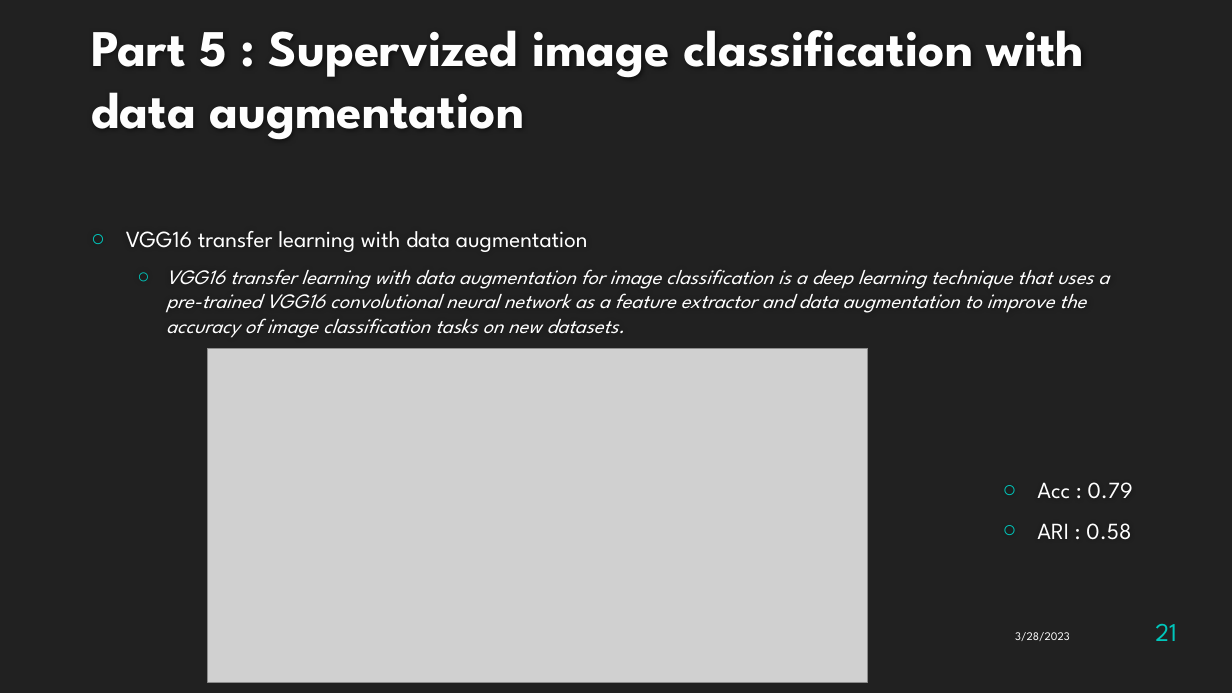
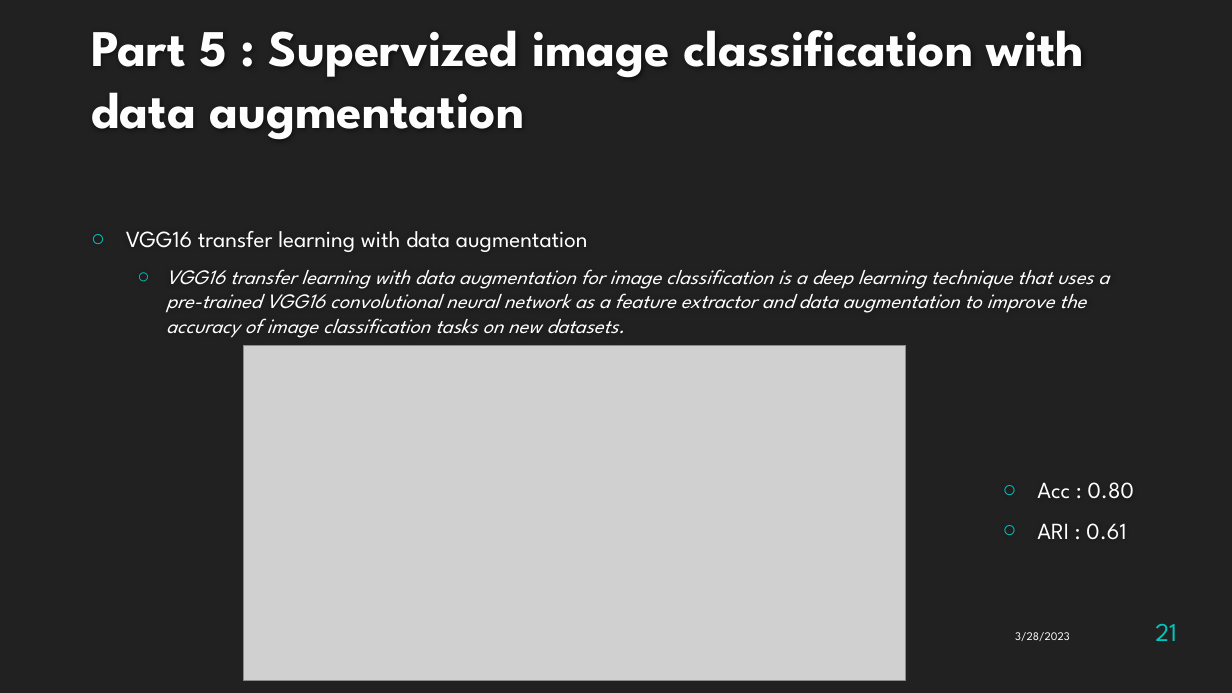
Before and after one commit to Antoine1608/OC-DS-P6-Classifiez_automatiquement_biens_consommation, a slide deck: slide 21 of Naudy_Antoine_5_presentation_032023.pptx. Drawn at 1232x693 pixels with LibreOffice and Linux fonts; fonts in the diff are those of the drawing; grey boxes stand for pictures; background and template pictures are left out. Boxes give left, top, right and bottom in pixels: in the first picture for what was removed or moved away, otherwise in the second. Text is boxed around its words. In the diff, an @@ line names an element or a change of style, - is before the commit and + after.

```diff
--- a/Naudy_Antoine_5_presentation_032023.pptx
+++ b/Naudy_Antoine_5_presentation_032023.pptx
@@ picture: place and size @@
-picture at <box>207,348,868,682</box>
+picture at <box>243,346,906,680</box>
@@ text at <box>1037,482,1135,540</box>: text changed @@
-○ Acc : 0.79
-○ ARI : 0.58
+○ Acc : 0.80
+○ ARI : 0.61
```
Also in this commit, not shown: 3 other slides changed, 3 other files.
